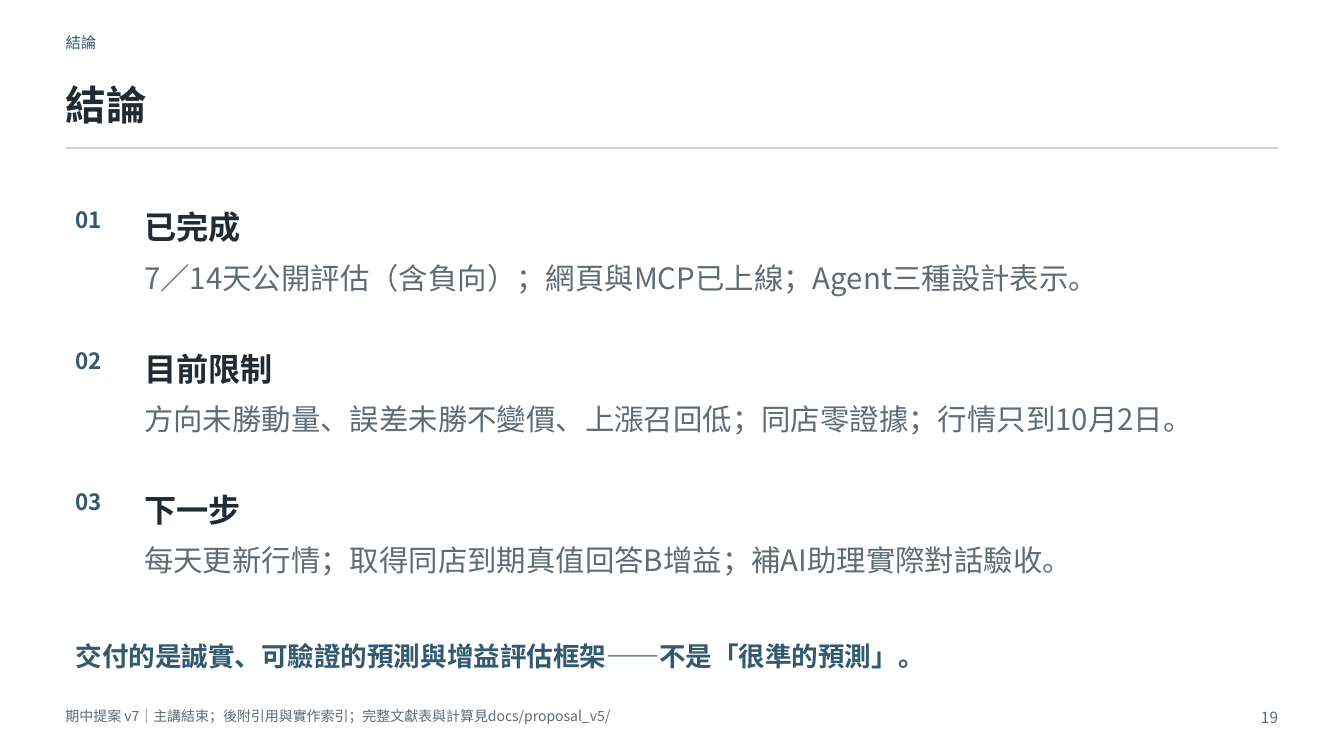
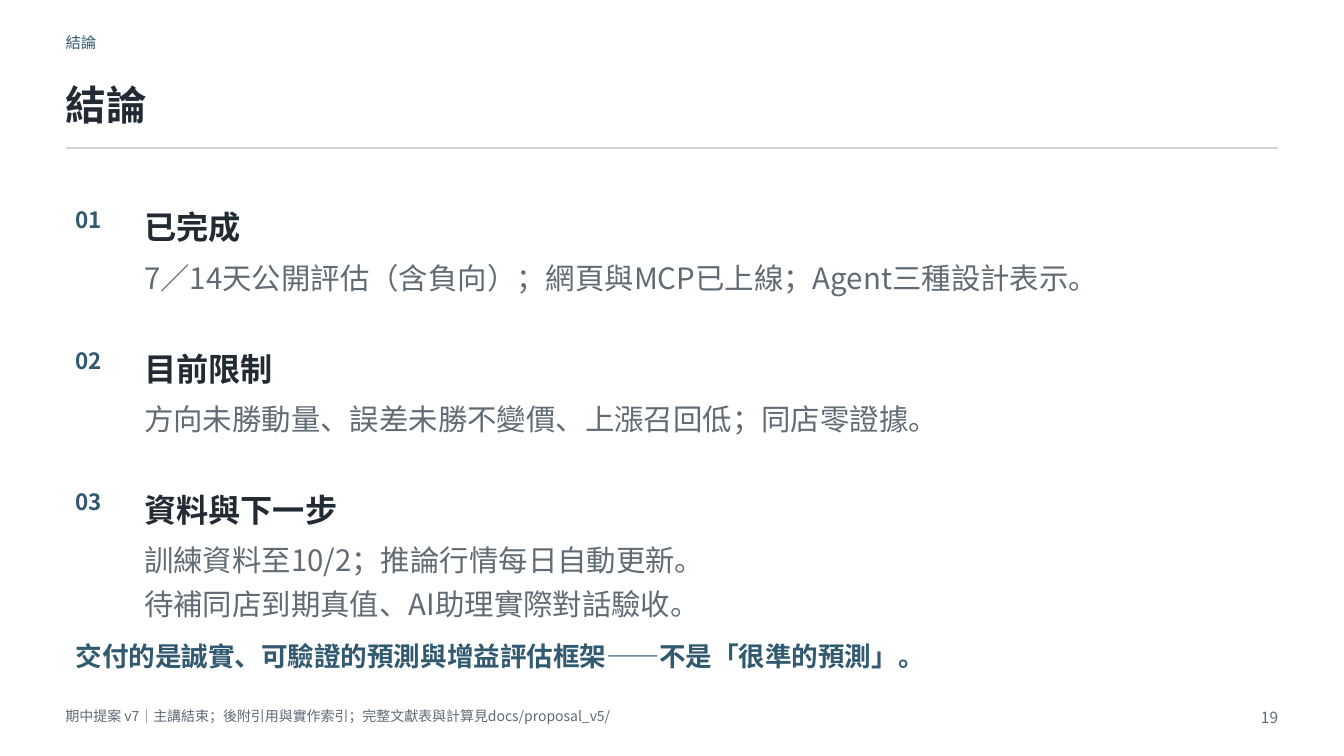
Before and after one commit to prometheans152/FreshMarketPriceForecastAgent, a slide deck: slide 19 of slides/proposal_v7/FMPA_Proposal_v7.pptx. Drawn at 1344x756 pixels with LibreOffice and Linux fonts; fonts in the diff are those of the drawing. Boxes give left, top, right and bottom in pixels: in the first picture for what was removed or moved away, otherwise in the second. Text is boxed around its words. In the diff, an @@ line names an element or a change of style, - is before the commit and + after.

```diff
--- a/slides/proposal_v7/FMPA_Proposal_v7.pptx
+++ b/slides/proposal_v7/FMPA_Proposal_v7.pptx
@@ text at box(144, 405, 938, 435): text changed @@
-方向未勝動量、誤差未勝不變價、上漲召回低；同店零證據；行情只到10月2日。
+方向未勝動量、誤差未勝不變價、上漲召回低；同店零證據。
@@ text at box(144, 494, 337, 525): text changed @@
-下一步
+資料與下一步
@@ text at box(144, 546, 704, 618): text changed @@
-每天更新行情；取得同店到期真值回答B增益；補AI助理實際對話驗收。
+訓練資料至10/2；推論行情每日自動更新。
+待補同店到期真值、AI助理實際對話驗收。
```
Also in this commit, not shown: 3 other slides changed, 53 other files.
